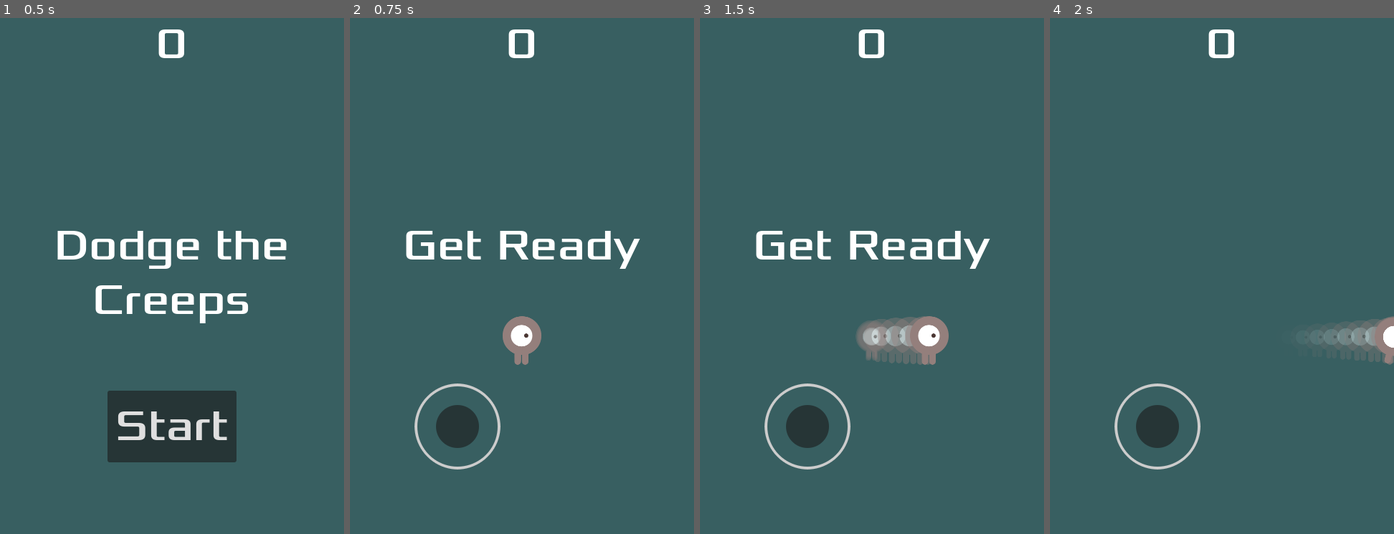
Above: before the commit, frames 1-4 (left to right).
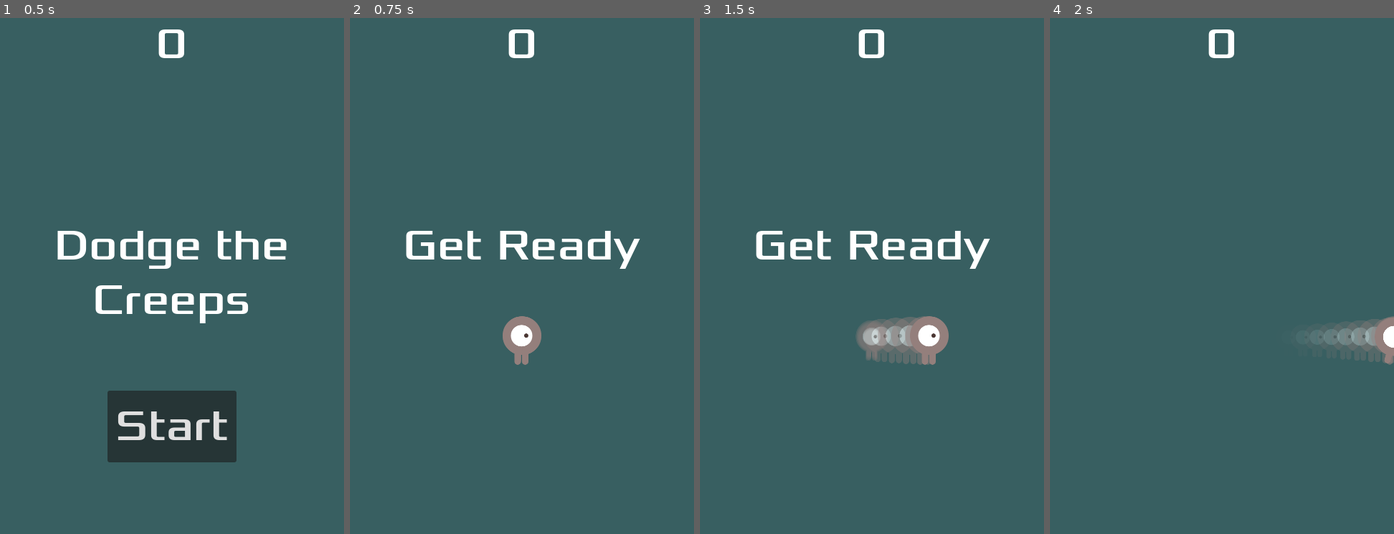
Above: after the commit, the same moments.

Repository: harrylongworth/cl-godot-web
Game: Godot game, scene res://main.tscn
Two runs of this game, one before a commit and one after it. Both use one fixed random seed, a clock stepped at 60 frames per second and the inputs below.
Inputs:
- Up to frame 1 (0.5 s): no input
- Up to frame 2 (0.75 s): click "Start" at 0.5 s
- Up to frame 3 (1.5 s): tap Enter at 1.25 s; hold D (move_right) from 1.28 s (still down)
- Up to frame 4 (2 s): keep holding D (move_right)

Frame 1 is identical in both runs. In frame 2, 1.3% of the frame differs, in the area x 18-44%, y 70-88%; in frame 3, 1.3%; in frame 4, 1.3%.

Commit message:
Make touch joystick dynamic (appears under thumb)
Switch the VirtualJoystick to dynamic mode with when-touched visibility and a
full-screen active area: during a round the player can touch anywhere and the
stick spawns under their finger, which suits a one-thumb dodging game better
than a fixed corner stick.

Co-Authored-By: Claude Opus 4.8 <noreply@anthropic.com>
Claude-Session: https://claude.ai/code/session_016iodup5a8RsN66sksnQXRx

Diff:
--- a/game/main.tscn
+++ b/game/main.tscn
@@ -55,16 +55,13 @@
 [node name="TouchControls" type="CanvasLayer" parent="."]
 
 [node name="VirtualJoystick" type="VirtualJoystick" parent="TouchControls"]
-anchors_preset = 2
-anchor_top = 1.0
+anchors_preset = 15
+anchor_right = 1.0
 anchor_bottom = 1.0
-offset_left = 20.0
-offset_top = -280.0
-offset_right = 280.0
-offset_bottom = -20.0
-grow_vertical = 0
-joystick_mode = 0
-visibility_mode = 0
+grow_horizontal = 2
+grow_vertical = 2
+joystick_mode = 1
+visibility_mode = 1
 joystick_size = 120.0
 tip_size = 60.0
 deadzone_ratio = 0.15
Not shown, changed: README.md
Not shown, changed: dist/index.html
Not shown, changed: dist/index.pck
Not shown, changed: dist/index.wasm
